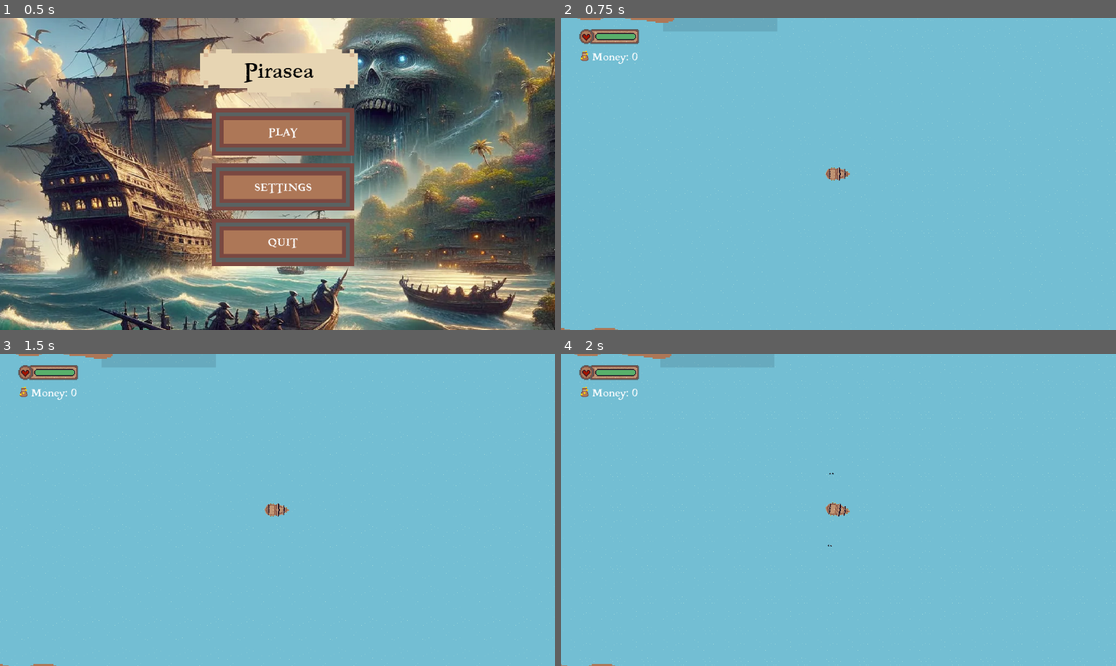
Above: before the commit, frames 1-4 (two rows, left to right).
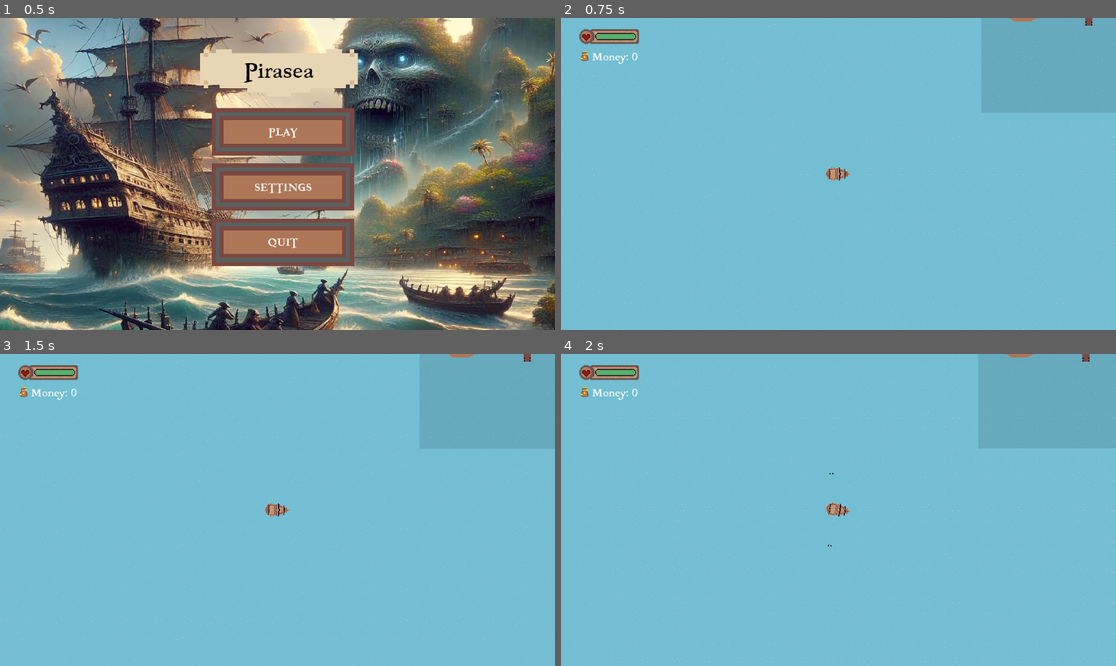
Above: after the commit, the same moments.

Repository: NotAhDog/Pirasea
Game: Godot game, scene res://Scenes/Menu.tscn
Same seed, same stepped clock (60 frames per second), same inputs: the game is played once before the commit and once after it.
Inputs:
- Up to frame 1 (0.5 s): no input
- Up to frame 2 (0.75 s): click "PLAY" at 0.5 s
- Up to frame 3 (1.5 s): tap Enter at 1.25 s; hold D (right) from 1.28 s (still down); hold W (foward) from 1.28 s (still down)
- Up to frame 4 (2 s): keep holding D (right); keep holding W (foward); tap E (shop) at 1.52 s

Frame 1 is identical in both runs. In frame 2, 0.2% of the frame differs, in the area x 0-96%, y 0-100%; in frame 3, 0.2%; in frame 4, 0.2%.

Commit message:
Island, 4, 5, 6, 7

Diff:
--- a/Pirasea/Scenes/island_1.tscn
+++ b/Pirasea/Scenes/island_1.tscn
@@ -3,9 +3,9 @@
 [ext_resource type="Texture2D" uid="uid://b7t2p584332yl" path="res://Art/Island 1.png" id="1_6xl6k"]
 
 [sub_resource type="NavigationPolygon" id="NavigationPolygon_mogj5"]
-vertices = PackedVector2Array(283, -9, 500, -500, 500, 500, 229, 81, 170, -162, 50, 238, -500, 500, -188, 148, -283, 40, -500, -500, -270, -15, -120, -217, 27, -259)
-polygons = Array[PackedInt32Array]([PackedInt32Array(0, 1, 2), PackedInt32Array(3, 0, 2), PackedInt32Array(1, 0, 4), PackedInt32Array(5, 3, 2), PackedInt32Array(5, 2, 6, 7), PackedInt32Array(8, 7, 6), PackedInt32Array(8, 6, 9, 10), PackedInt32Array(11, 10, 9), PackedInt32Array(11, 9, 1, 12), PackedInt32Array(12, 1, 4)])
-outlines = Array[PackedVector2Array]([PackedVector2Array(-182, 140, -511, 520, -510, -511, 510, -510, 511, 511, -523, 510, -182, 140, 48, 227, 221, 75, 271, -8, 163, -155, 25, -248, -114, -208, -261, -11, -272, 37)])
+vertices = PackedVector2Array(283, -9, 500, -500, 500, 500, 229, 82, 170, -162, 172, 124, 50, 240, 94, 190, 27, -259, -500, -500, -120, -217, -270, -15, -500, 500, -283, 40, -185, 152, -41, 189, -109, 116, 112, 137, 88, 164)
+polygons = Array[PackedInt32Array]([PackedInt32Array(0, 1, 2), PackedInt32Array(3, 0, 2), PackedInt32Array(1, 0, 4), PackedInt32Array(5, 3, 2, 6, 7), PackedInt32Array(1, 4, 8), PackedInt32Array(9, 1, 8, 10), PackedInt32Array(9, 10, 11), PackedInt32Array(12, 9, 11, 13), PackedInt32Array(12, 13, 14), PackedInt32Array(2, 12, 14, 15, 6), PackedInt32Array(14, 16, 15), PackedInt32Array(17, 5, 7, 18)])
+outlines = Array[PackedVector2Array]([PackedVector2Array(-182, 140, -511, 520, -510, -511, 510, -510, 511, 511, -523, 510, -182, 140, -106.5, 103.5, -34.5, 181, 48, 227, 82.5, 186.5, 78, 162, 108, 128, 167.5, 115, 221, 75, 271, -8, 163, -155, 25, -248, -114, -208, -261, -11, -272, 37)])
 source_geometry_group_name = &"navigation_polygon_source_group"
 
 [node name="StaticBody2D" type="StaticBody2D"]
--- /dev/null
+++ b/Pirasea/Scenes/island_4.tscn
@@ -0,0 +1,23 @@
+[gd_scene load_steps=3 format=3 uid="uid://bn4lh4f5hkjy3"]
+
+[ext_resource type="Texture2D" uid="uid://dk8sr625efac8" path="res://Art/island4best.png" id="1_r2vm0"]
+
+[sub_resource type="NavigationPolygon" id="NavigationPolygon_ldu85"]
+vertices = PackedVector2Array(500, -500, 500, 500, 210, -35, 158, -187, 149, 146, -500, 500, -167, 146, -500, -500, -207, -65, -105, -202)
+polygons = Array[PackedInt32Array]([PackedInt32Array(0, 1, 2, 3), PackedInt32Array(4, 2, 1), PackedInt32Array(4, 1, 5, 6), PackedInt32Array(6, 5, 7, 8), PackedInt32Array(7, 0, 3, 9), PackedInt32Array(8, 7, 9)])
+outlines = Array[PackedVector2Array]([PackedVector2Array(-158, 147, -510, 147, -511, -511, 511, -510, 510, 511, -511, 510, -510, 138, 142, 136, 199, -35, 151, -177, -100, -192, -196, -63)])
+source_geometry_group_name = &"navigation_polygon_source_group"
+
+[node name="island_4" type="StaticBody2D"]
+position = Vector2(500, 500)
+scale = Vector2(2, 2)
+
+[node name="Sprite2D" type="Sprite2D" parent="."]
+scale = Vector2(6, 6)
+texture = ExtResource("1_r2vm0")
+
+[node name="CollisionPolygon2D" type="CollisionPolygon2D" parent="."]
+polygon = PackedVector2Array(-152, 129, -160, -1, -127, -115, -43, -172, 60, -171, 146, -130, 169, -2, 140, 85, 107, 120)
+
+[node name="NavigationRegion2D" type="NavigationRegion2D" parent="."]
+navigation_polygon = SubResource("NavigationPolygon_ldu85")
--- /dev/null
+++ b/Pirasea/Scenes/island_5.tscn
@@ -0,0 +1,23 @@
+[gd_scene load_steps=3 format=3 uid="uid://dndr60llhb7gk"]
+
+[ext_resource type="Texture2D" uid="uid://8crj71ton52j" path="res://Art/island5better.png" id="1_xabsq"]
+
+[sub_resource type="NavigationPolygon" id="NavigationPolygon_ldu85"]
+vertices = PackedVector2Array(500, -500, 500, 500, 196, -40, 190, -124, 169, 6, 171, 70, 150, 146, 39, 146, -500, 500, -5, 164, -6, 164, -46, 178, -92, 156, -168, 144, -500, -500, -183, 13, -140, -86, -140, -45, -164, -117, -145, -170, -102, -181, 79, -186, 153, -176)
+polygons = Array[PackedInt32Array]([PackedInt32Array(0, 1, 2, 3), PackedInt32Array(4, 2, 1, 5), PackedInt32Array(6, 5, 1), PackedInt32Array(7, 6, 1, 8, 9), PackedInt32Array(10, 9, 8, 11), PackedInt32Array(12, 11, 8, 13), PackedInt32Array(13, 8, 14, 15), PackedInt32Array(16, 17, 15, 14, 18), PackedInt32Array(19, 18, 14), PackedInt32Array(19, 14, 0, 20), PackedInt32Array(21, 20, 0), PackedInt32Array(22, 21, 0), PackedInt32Array(22, 0, 3)])
+outlines = Array[PackedVector2Array]([PackedVector2Array(-158, 147, -510, 147, -511, -511, 511, -510, 510, 511, -511, 510, -510, 138, -160, 135, -90, 146, -45, 167, -9, 155, 37, 136, 142, 136, 161, 69, 159, 3, 186, -42, 180, -120, 147, -167, 78, -176, -101, -171, -137, -162, -153, -119, -131, -90, -130, -42, -173, 16)])
+source_geometry_group_name = &"navigation_polygon_source_group"
+
+[node name="island_4" type="StaticBody2D"]
+position = Vector2(500, 500)
+scale = Vector2(2, 2)
+
+[node name="Sprite2D" type="Sprite2D" parent="."]
+scale = Vector2(6, 6)
+texture = ExtResource("1_xabsq")
+
+[node name="CollisionPolygon2D" type="CollisionPolygon2D" parent="."]
+polygon = PackedVector2Array(-152, 129, -160, -1, -127, -115, -43, -172, 60, -171, 146, -130, 169, -2, 140, 85, 107, 120)
+
+[node name="NavigationRegion2D" type="NavigationRegion2D" parent="."]
+navigation_polygon = SubResource("NavigationPolygon_ldu85")
--- /dev/null
+++ b/Pirasea/Scenes/island_6.tscn
@@ -0,0 +1,23 @@
+[gd_scene load_steps=3 format=3 uid="uid://b7v613h2lhaw7"]
+
+[ext_resource type="Texture2D" uid="uid://cvljgmxrb31mc" path="res://Art/island6better.png" id="1_gqyqh"]
+
+[sub_resource type="NavigationPolygon" id="NavigationPolygon_ldu85"]
+vertices = PackedVector2Array(86, 139, 85, 139, 125, 120, 500, -500, 500, 500, 189, -107, 158, -187, 152, -4, 150, -39, 167, 55, -16, 35, -65, 66, -65, 65, -18, 4, -500, -500, 79, -191, 32, -179, -74, -179, -153, -167, -500, 500, -160, -88, 7, 181, -82, 175, -138, 144, -137, 103, -133, -59, -65, -33)
+polygons = Array[PackedInt32Array]([PackedInt32Array(0, 1, 2), PackedInt32Array(3, 4, 5, 6), PackedInt32Array(7, 8, 5, 4, 9), PackedInt32Array(10, 11, 12, 13), PackedInt32Array(14, 3, 6, 15), PackedInt32Array(14, 15, 16, 17), PackedInt32Array(14, 17, 18), PackedInt32Array(19, 14, 18, 20), PackedInt32Array(2, 9, 4), PackedInt32Array(0, 2, 4, 19, 21), PackedInt32Array(22, 21, 19), PackedInt32Array(23, 22, 19), PackedInt32Array(23, 19, 20, 24), PackedInt32Array(24, 20, 25, 12), PackedInt32Array(12, 25, 26, 13)])
+outlines = Array[PackedVector2Array]([PackedVector2Array(-129, 149, -510, 147, -511, -511, 511, -510, 510, 511, -511, 510, -510, 138, -135, 135, -79, 165, 5, 171, 81, 130, 118, 112, 156, 53, 142, -2, 140, -42, 178, -108, 151, -177, 80.0438, -181.24, 35, -169, -73, -169, -144, -158, -150, -92, -127, -68, -60, -42, -9, 0, -6, 40, -60, 74, -127, 109)])
+source_geometry_group_name = &"navigation_polygon_source_group"
+
+[node name="island_4" type="StaticBody2D"]
+position = Vector2(500, 500)
+scale = Vector2(2, 2)
+
+[node name="Sprite2D" type="Sprite2D" parent="."]
+scale = Vector2(6, 6)
+texture = ExtResource("1_gqyqh")
+
+[node name="CollisionPolygon2D" type="CollisionPolygon2D" parent="."]
+polygon = PackedVector2Array(-126, 132, -118, 101, -92, 91, -3, 47, -7, 1, -57, -46, -126, -64, -155, -100, -145, -156, -78, -169, 60, -171, 132, -177, 174, -147, 177, -104, 155, -71, 133, -33, 151, 58, 140, 85, 107, 120, 32, 163, -59, 173)
+
+[node name="NavigationRegion2D" type="NavigationRegion2D" parent="."]
+navigation_polygon = SubResource("NavigationPolygon_ldu85")
--- /dev/null
+++ b/Pirasea/Scenes/island_7.tscn
@@ -0,0 +1,23 @@
+[gd_scene load_steps=3 format=3 uid="uid://bsa5vgw3iknw2"]
+
+[ext_resource type="Texture2D" uid="uid://dtufg8pjwgqy5" path="res://Art/island7better.png" id="1_8wg3b"]
+
+[sub_resource type="NavigationPolygon" id="NavigationPolygon_ldu85"]
+vertices = PackedVector2Array(166, -46, 166, -90, 500, -500, 500, 500, 146, -183, -500, -500, -108, -191, -158, -176, -500, 500, -166, -121, -71, -37, -70, -24, -148, -6, -153, 86, -126, 107, -74, 144, -67, 144, -24, 155, 129, 127, 154, 111, 152, 33, 131, 5)
+polygons = Array[PackedInt32Array]([PackedInt32Array(0, 1, 2, 3), PackedInt32Array(2, 1, 4), PackedInt32Array(5, 2, 4, 6), PackedInt32Array(5, 6, 7), PackedInt32Array(8, 5, 7, 9), PackedInt32Array(10, 11, 12, 9), PackedInt32Array(8, 9, 12, 13), PackedInt32Array(8, 13, 14), PackedInt32Array(8, 14, 15), PackedInt32Array(3, 8, 15, 16, 17), PackedInt32Array(3, 17, 18), PackedInt32Array(3, 18, 19), PackedInt32Array(0, 3, 19, 20), PackedInt32Array(0, 20, 21)])
+outlines = Array[PackedVector2Array]([PackedVector2Array(-53, 147, -510, 147, -511, -511, 511, -510, 510, 511, -511, 510, -510, 138, -64, 134, -24, 145, 125, 118, 144, 106, 142, 36, 120, 6, 156, -49, 156, -89, 138, -173, -107, -181, -149, -168, -155, -125, -62, -42, -60, -17, -138, 2, -143, 81, -120, 99)])
+source_geometry_group_name = &"navigation_polygon_source_group"
+
+[node name="island_4" type="StaticBody2D"]
+position = Vector2(500, 500)
+scale = Vector2(2, 2)
+
+[node name="Sprite2D" type="Sprite2D" parent="."]
+scale = Vector2(6, 6)
+texture = ExtResource("1_8wg3b")
+
+[node name="CollisionPolygon2D" type="CollisionPolygon2D" parent="."]
+polygon = PackedVector2Array(-145, 84, -139, 4, -69, -13, -60, -45, -150, -119, -156, -152, -130, -179, 30, -178, 59, -162, 88, -175, 138, -175, 150, -137, 157, -49, 125, -5, 126, 16, 144, 35, 147, 83, 125, 121, 41, 120, -55, 144, -85, 107)
+
+[node name="NavigationRegion2D" type="NavigationRegion2D" parent="."]
+navigation_polygon = SubResource("NavigationPolygon_ldu85")
--- /dev/null
+++ b/Pirasea/Scenes/rocks.tscn
@@ -0,0 +1,17 @@
+[gd_scene load_steps=2 format=3 uid="uid://dhu6hvxvu6ou7"]
+
+[ext_resource type="Texture2D" uid="uid://duhhbso6kg7vw" path="res://Art/Rocks.png" id="1_hqtbo"]
+
+[node name="island_4" type="StaticBody2D"]
+position = Vector2(500, 500)
+scale = Vector2(2, 2)
+
+[node name="ColorRect" type="ColorRect" parent="."]
+offset_left = -500.0
+offset_top = -500.0
+offset_right = 500.0
+offset_bottom = 500.0
+
+[node name="Sprite2D" type="Sprite2D" parent="."]
+scale = Vector2(6, 6)
+texture = ExtResource("1_hqtbo")
--- a/Pirasea/Scripts/game.gd
+++ b/Pirasea/Scripts/game.gd
@@ -13,10 +13,18 @@
 var island1 = preload("res://Scenes/island_1.tscn")
 var island2 = preload("res://Scenes/island_2.tscn")
 var island3 = preload("res://Scenes/island_3.tscn")
+var island4 = preload("res://Scenes/island_4.tscn")
+var island5 = preload("res://Scenes/island_5.tscn")
+var island6 = preload("res://Scenes/island_6.tscn")
+var island7 = preload("res://Scenes/island_7.tscn")
 var island0amount = 0
 var island1amount = 0
 var island2amount = 0
 var island3amount = 0
+var island4amount = 0
+var island5amount = 0
+var island6amount = 0
+var island7amount = 0
 var progressionLevel = 0
 
 func _ready():
@@ -25,7 +33,7 @@
 		var yposis = 1000 + (i * 2000)
 		for x in range(6):
 			var xposis = 1000 + (x * 2000)
-			_spawn_island(randi_range(0,4), xposis, yposis)
+			_spawn_island(randi_range(1,7), xposis, yposis)
 	print("Water: " + str(island0amount))
 	print("Island 1: " + str(island1amount))
 	print("Island 2: " + str(island2amount))
@@ -34,9 +42,7 @@
 func _spawn_island(island, x, y):
 	var islandinstance = island0.instantiate()
 	var randdirection = [0.0, 90.0, 180.0, 270.0]
-	if island == 0:
-		island0amount += 1
-	elif island == 1:
+	if island == 1:
 		islandinstance = island1.instantiate()
 		island1amount += 1
 	elif island == 2:
@@ -45,6 +51,20 @@
 	elif island == 3:
 		islandinstance = island3.instantiate()
 		island3amount += 1
+	elif island == 4:
+		islandinstance = island4.instantiate()
+		island4amount += 1
+	elif island == 5:
+		islandinstance = island5.instantiate()
+		island5amount += 1
+	elif island == 6:
+		islandinstance = island6.instantiate()
+		island6amount += 1
+	elif island == 7:
+		islandinstance = island7.instantiate()
+		island7amount += 1
+	else:
+		island0amount += 1
 	add_child(islandinstance)
 	islandinstance.position.x = x
 	islandinstance.position.y = y
Binary file changed: Pirasea/Art/CrewAttackUpgrade.png
Not shown, changed: Pirasea/Art/CrewAttackUpgrade.png.import
Binary file added: Pirasea/Art/Rocks.png
Not shown, changed: Pirasea/Art/Rocks.png.import
Not shown, changed: Pirasea/Art/Sloop.png.import
Binary file added: Pirasea/Art/island4best.png
Not shown, changed: Pirasea/Art/island4best.png.import
Binary file added: Pirasea/Art/island5better.png
Not shown, changed: Pirasea/Art/island5better.png.import
Binary file added: Pirasea/Art/island6better.png
Not shown, added: Pirasea/Art/island6better.png.import
Binary file added: Pirasea/Art/island7better.png
(and 4 more such lines)
